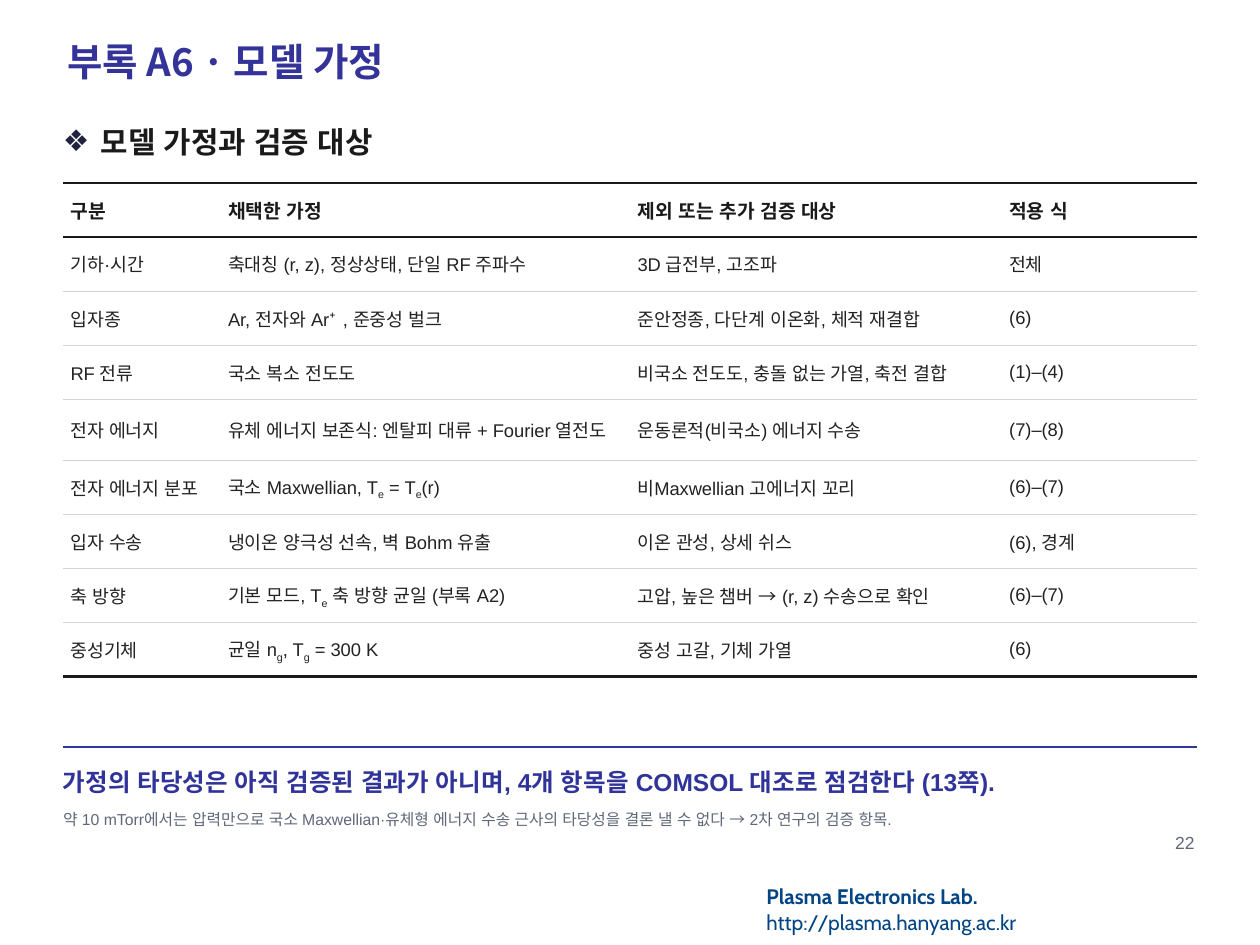
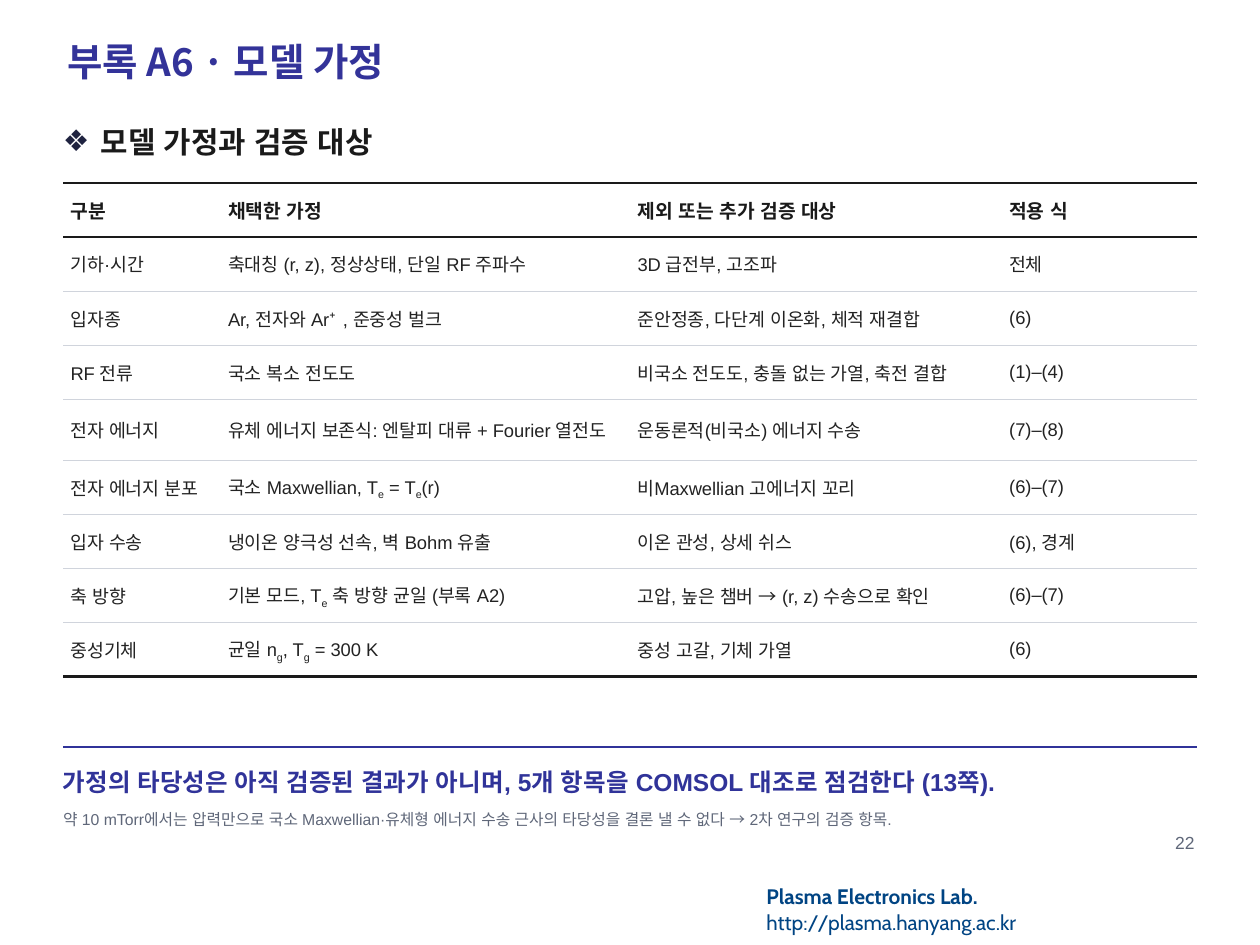
Before and after one commit to garlicjam-pyo/plasma, a slide deck: slide 22 of presentations/1차발표_피드백반영판.pptx. Drawn at 1260x945 pixels with LibreOffice and Linux fonts; fonts in the diff are those of the drawing; background and template pictures are left out. Boxes give left, top, right and bottom in pixels: in the first picture for what was removed or moved away, otherwise in the second. Text is boxed around its words. In the diff, an @@ line names an element or a change of style, - is before the commit and + after.

```diff
--- a/presentations/1차발표_피드백반영판.pptx
+++ b/presentations/1차발표_피드백반영판.pptx
@@ text at bbox=[63, 770, 995, 796]: text changed @@
-가정의 타당성은 아직 검증된 결과가 아니며, 4개 항목을 COMSOL 대조로 점검한다 (13쪽).
+가정의 타당성은 아직 검증된 결과가 아니며, 5개 항목을 COMSOL 대조로 점검한다 (13쪽).
```
Also in this commit, not shown: 13 other slides changed, 10 other files.
